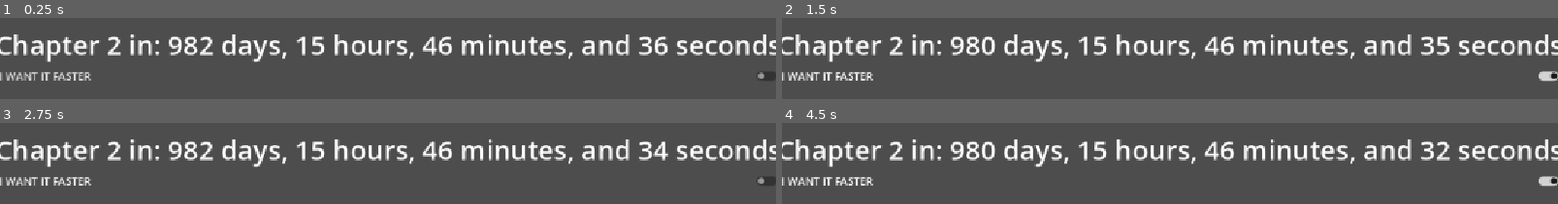
Above: before the commit, frames 1-4 (two rows, left to right).
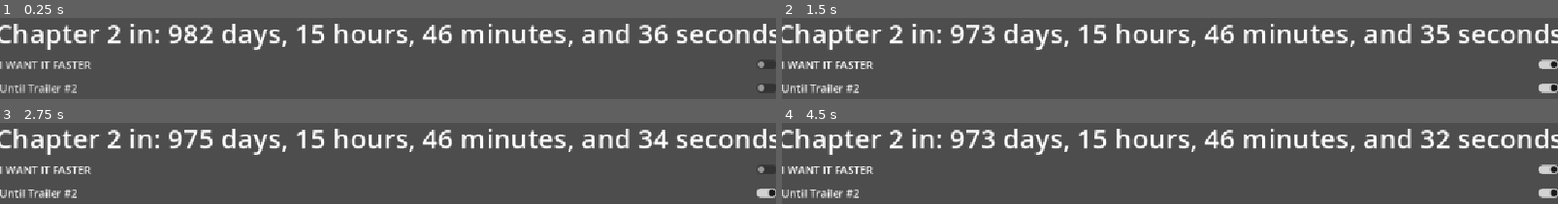
Above: after the commit, the same moments.

Repository: Jagdoggo/Chapter-2-Countdown
Game: Godot game, scene res://menu.tscn
Two runs of this game, one before a commit and one after it. Both use one fixed random seed, a clock stepped at 60 frames per second and the inputs below.
Inputs (mouse positions are in pixels of both pictures, inside the frame that each line leads up to):
- Up to frame 1 (0.25 s): no input
- Up to frame 2 (1.5 s): click "I WANT IT FASTER" at 0.5 s; click (1170, 87) at 1.25 s, where only the run after the commit has a clickable "Until Trailer #2"
- Up to frame 3 (2.75 s): click "I WANT IT FASTER" at 2 s
- Up to frame 4 (4.5 s): click (1170, 192) at 2.75 s, where only the run after the commit has a clickable "Until Trailer #2"; click "I WANT IT FASTER" at 3.5 s; click (1170, 192) at 4.25 s, where only the run after the commit has a clickable "Until Trailer #2"

The runs differ from the first frame. In frame 1, 19% of the frame differs, in the area x 0-100%, y 7-93%; in frame 2, 19%; in frame 3, 19%; in frame 4, 19%.

Commit message:
Added trailer 2 mode

Diff:
--- a/menu.gd
+++ b/menu.gd
@@ -1,8 +1,10 @@
 extends Control
 
 @onready var sooner: CheckButton = $VBoxContainer/Sooner
+@onready var until_trailer_2: CheckButton = $"VBoxContainer/Until Trailer #2"
 
 var last_days : int = -INF
+var extra = load("res://extra_message.tscn")
 
 func _process(delta: float) -> void:
 	var string : String
@@ -14,8 +16,10 @@
 		"minute": 0,
 		"second": 0
 	}
+	if until_trailer_2.button_pressed:
+		target["day"] = 17
 	if sooner.button_pressed:
-		target["day"] = 22
+		target["day"] -= 2
 	var target_unix = Time.get_unix_time_from_datetime_dict(target)
 	var current_unix = Time.get_unix_time_from_system()
 	var difference = target_unix - current_unix
@@ -28,17 +32,23 @@
 	hours = int(difference / 3600) % 24
 	days = int(difference / 86400)
 	if difference <= 0:
-		string = "GO PLAY RIGHT NOW"
+		if until_trailer_2.button_pressed:
+			string = "GO WATCH RIGHT NOW"
+		else:
+			string = "GO PLAY RIGHT NOW"
 	else:
 		string = "%d days, %02d hours, %02d minutes, and %02d seconds" % [days, hours, minutes, seconds]
 	$VBoxContainer/Time.text = "Chapter 2 in: " + string
 	if days != last_days:
 		if days >= 0:
 			var ammount = round(2500/pow(days+0.75,4.36))
-			if ammount > 240:
-				ammount = 240
+			if ammount > 216:
+				ammount = 216
 			for child in $VBoxContainer/BoxContainer.get_children():
 				child.queue_free()
 			for i in range(ammount):
-				$VBoxContainer/BoxContainer.add_child(load("res://extra_message.tscn").instantiate())
+				var node = extra.instantiate()
+				if until_trailer_2.button_pressed:
+					node.text = "Trailer 2"
+				$VBoxContainer/BoxContainer.add_child(node)
 	last_days = days
--- a/menu.tscn
+++ b/menu.tscn
@@ -36,6 +36,10 @@
 layout_mode = 2
 text = "I WANT IT FASTER"
 
+[node name="Until Trailer #2" type="CheckButton" parent="VBoxContainer" unique_id=1879820884]
+layout_mode = 2
+text = "Until Trailer #2"
+
 [node name="BoxContainer" type="GridContainer" parent="VBoxContainer" unique_id=1004332268]
 custom_maximum_size = Vector2(1152, -1)
 layout_mode = 2
Not shown, changed: Exports/Chapter 2 Countdown.apk
Not shown, changed: Exports/Chapter 2 Countdown.apk.idsig
Not shown, changed: Exports/Chapter 2 Countdown.exe
Not shown, changed: Exports/Chapter 2 Countdown.x86_64
Not shown, changed: docs/index.html
Not shown, changed: docs/index.pck
